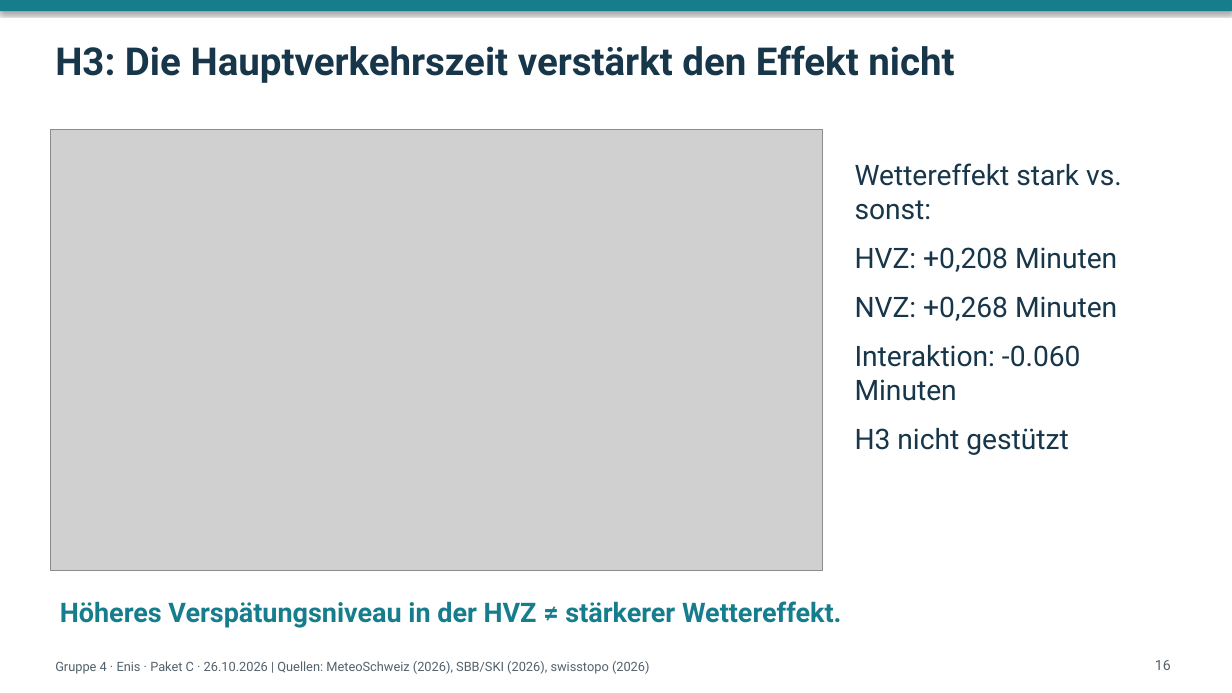
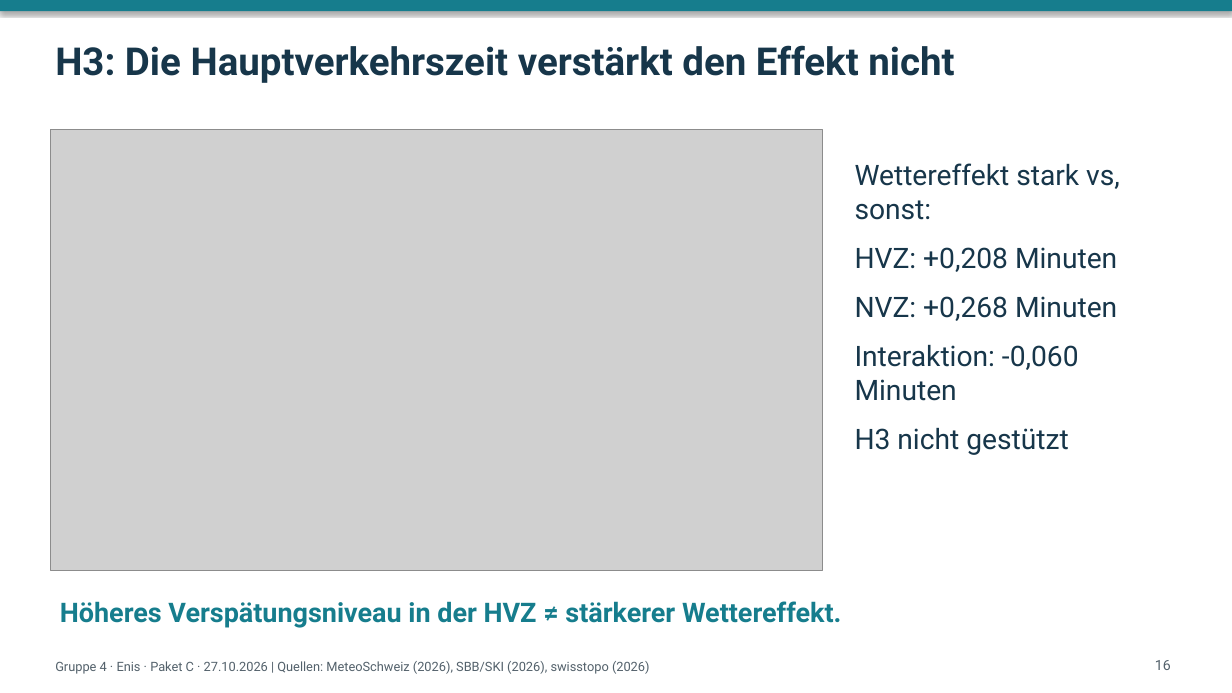
Before and after one commit to zeitmann/oev-wetter, a slide deck: slide 16 of docs/präsentation/praesentation_gruppe4_teil1.pptx. Drawn at 1232x693 pixels with LibreOffice and Linux fonts; fonts in the diff are those of the drawing; grey boxes stand for pictures. Boxes give left, top, right and bottom in pixels: in the first picture for what was removed or moved away, otherwise in the second. Text is boxed around its words. In the diff, an @@ line names an element or a change of style, - is before the commit and + after.

```diff
--- a/docs/präsentation/praesentation_gruppe4_teil1.pptx
+++ b/docs/präsentation/praesentation_gruppe4_teil1.pptx
@@ text at [855, 163, 1120, 220]: text changed @@
-Wettereffekt stark vs. sonst:
+Wettereffekt stark vs, sonst:
@@ text at [855, 344, 1079, 401]: text changed @@
-Interaktion: -0.060 Minuten
+Interaktion: -0,060 Minuten
@@ text at [55, 661, 650, 674]: text changed @@
-Gruppe 4 · Enis · Paket C · 26.10.2026 | Quellen: MeteoSchweiz (2026), SBB/SKI (2026), swisstopo (2026)
+Gruppe 4 · Enis · Paket C · 27.10.2026 | Quellen: MeteoSchweiz (2026), SBB/SKI (2026), swisstopo (2026)
```
Also in this commit, not shown: 6 other slides changed, 18 other files.
